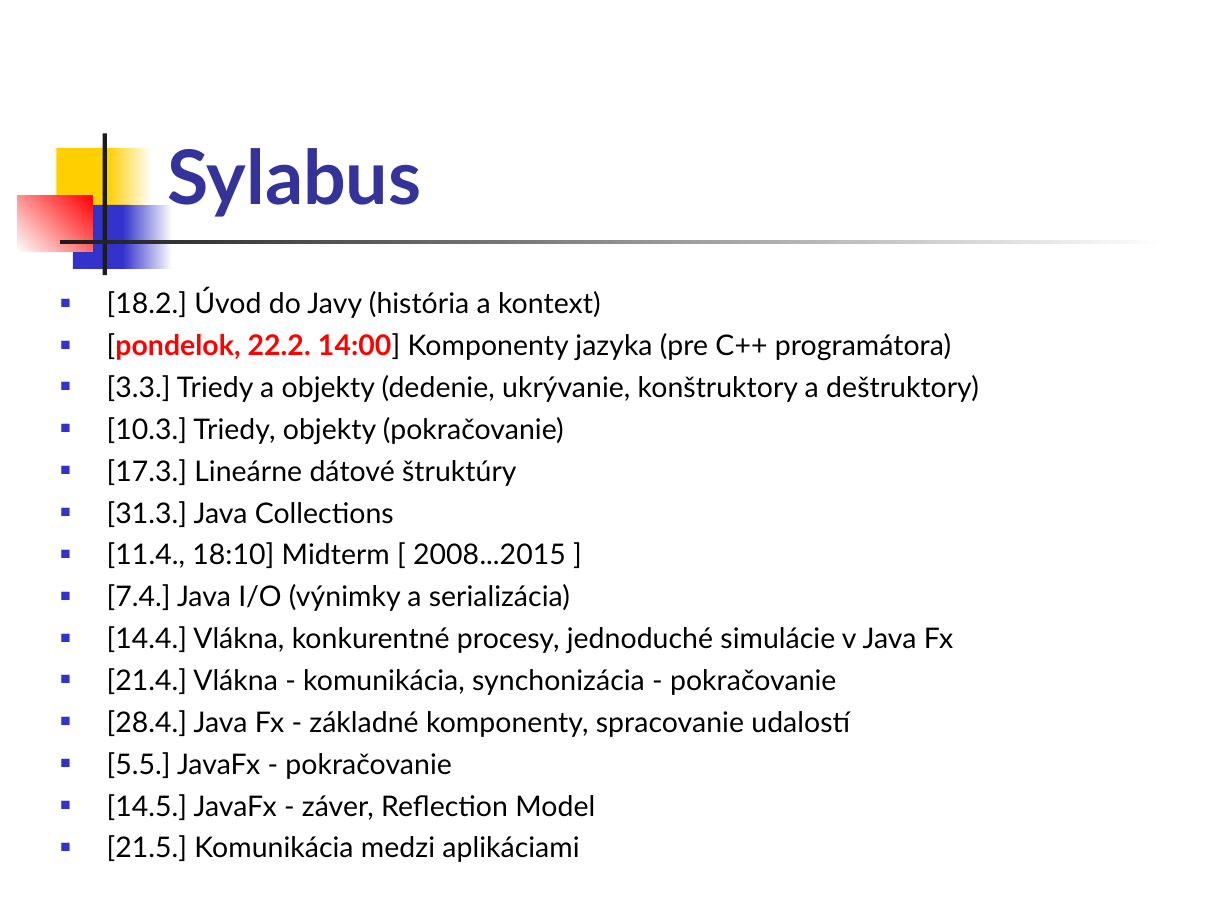
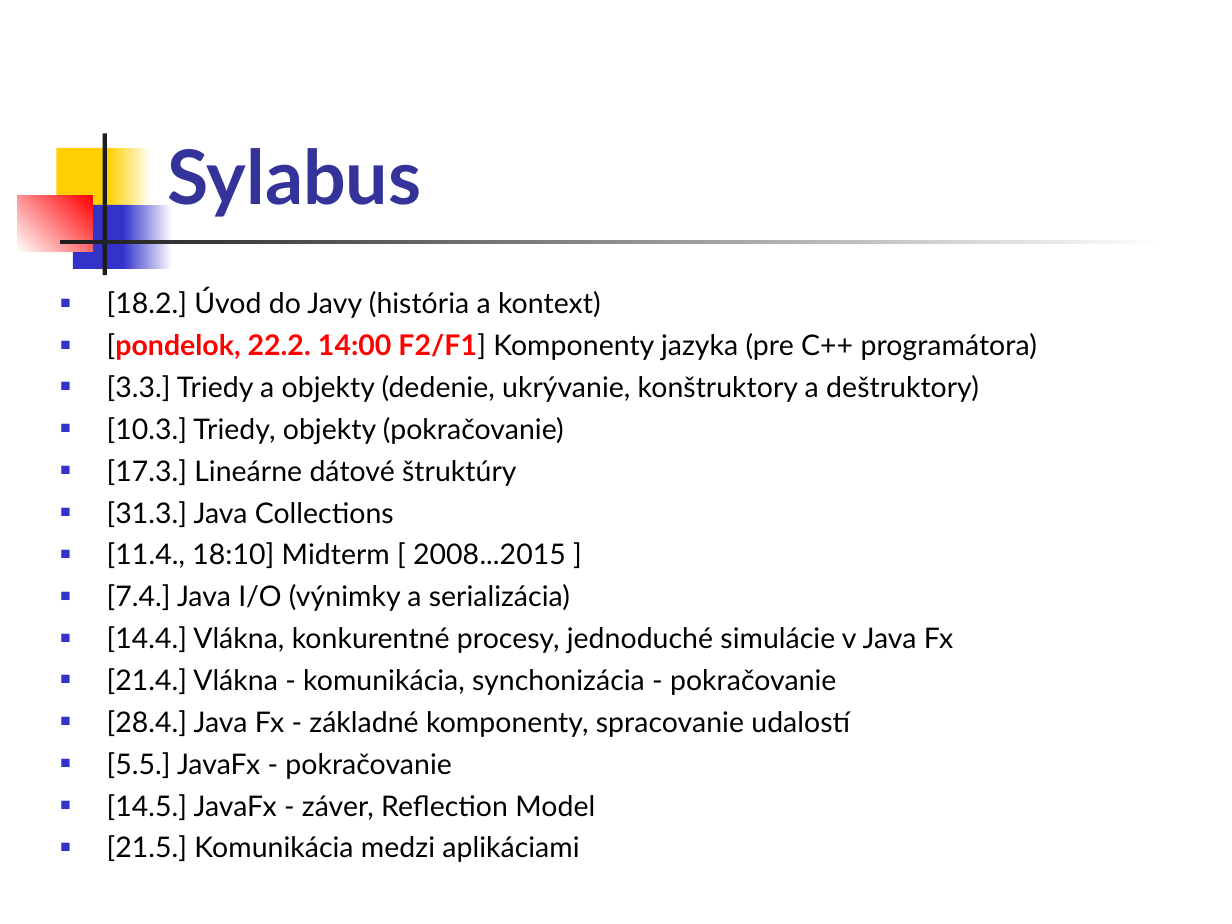
Before and after one commit to Programovanie4/Prednasky, a slide deck: slide 4 of 01/01_java.ppt. Drawn at 1232x924 pixels with LibreOffice and Linux fonts; fonts in the diff are those of the drawing. Boxes give left, top, right and bottom in pixels: in the first picture for what was removed or moved away, otherwise in the second. Text is boxed around its words. In the diff, an @@ line names an element or a change of style, - is before the commit and + after.

```diff
--- a/01/01_java.ppt
+++ b/01/01_java.ppt
@@ text at (107,333,1037,361): text changed @@
-■ [pondelok, 22.2. 14:00] Komponenty jazyka (pre C++ programátora)
+■ [pondelok, 22.2. 14:00 F2/F1] Komponenty jazyka (pre C++ programátora)
```
Also in this commit, not shown: 5 other slides changed, 1 slide added, 2 slides removed, 1 other file.
